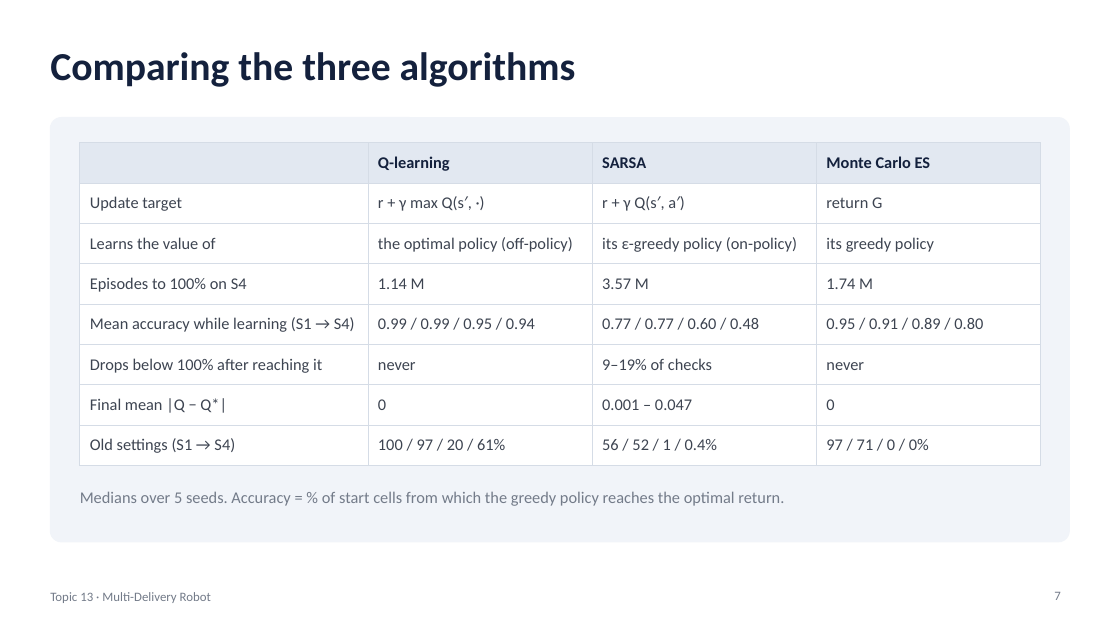
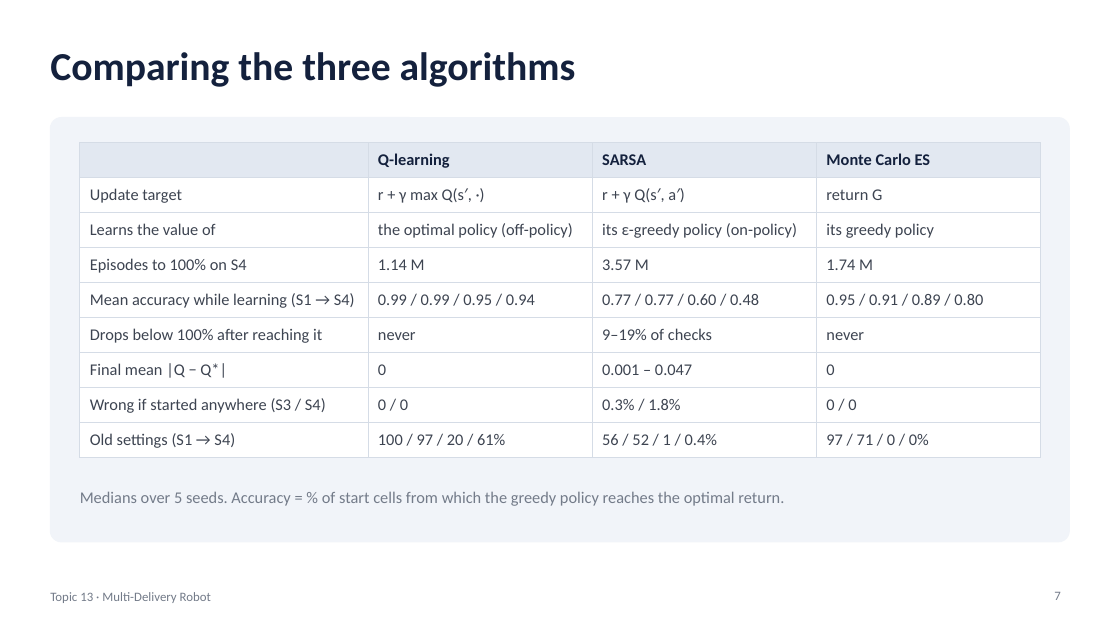
Before and after one commit to Qwup2112/multi-delivery-robot-rl, a slide deck: slide 7 of Nguyen_Quang_Trungg-22011211/Slides_Topic13_MultiDeliveryRobot.pptx. Drawn at 1120x630 pixels with LibreOffice and Linux fonts; fonts in the diff are those of the drawing. Boxes give left, top, right and bottom in pixels: in the first picture for what was removed or moved away, otherwise in the second. Text is boxed around its words. In the diff, an @@ line names an element or a change of style, - is before the commit and + after.

```diff
--- a/Nguyen_Quang_Trungg-22011211/Slides_Topic13_MultiDeliveryRobot.pptx
+++ b/Nguyen_Quang_Trungg-22011211/Slides_Topic13_MultiDeliveryRobot.pptx
@@ table at <box>80,143,1041,458</box> @@
+row 8: Wrong if started anywhere (S3 / S4) | 0 / 0 | 0.3% / 1.8% | 0 / 0
```
Also in this commit, not shown: 2 other slides changed, 6 slides added, 2 other files.
